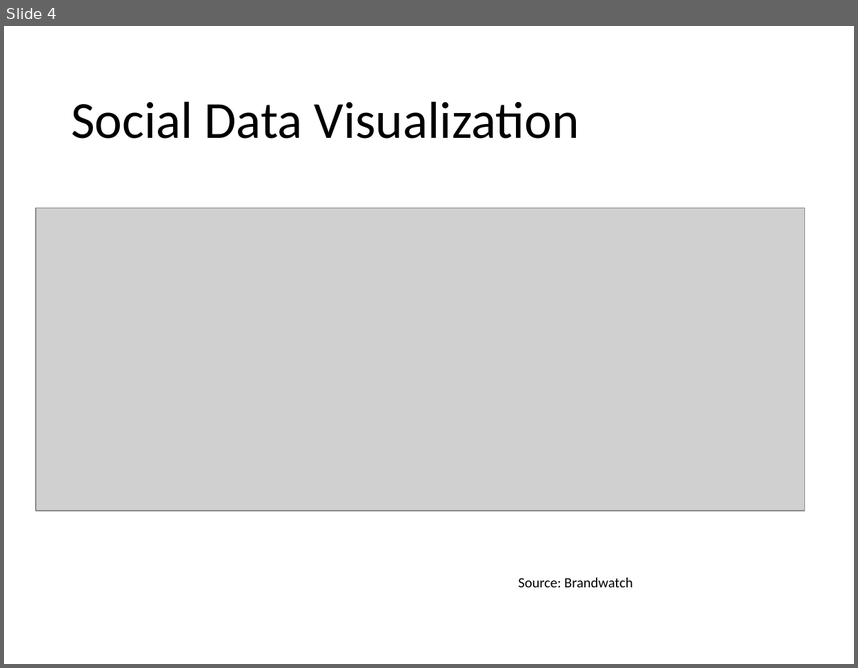
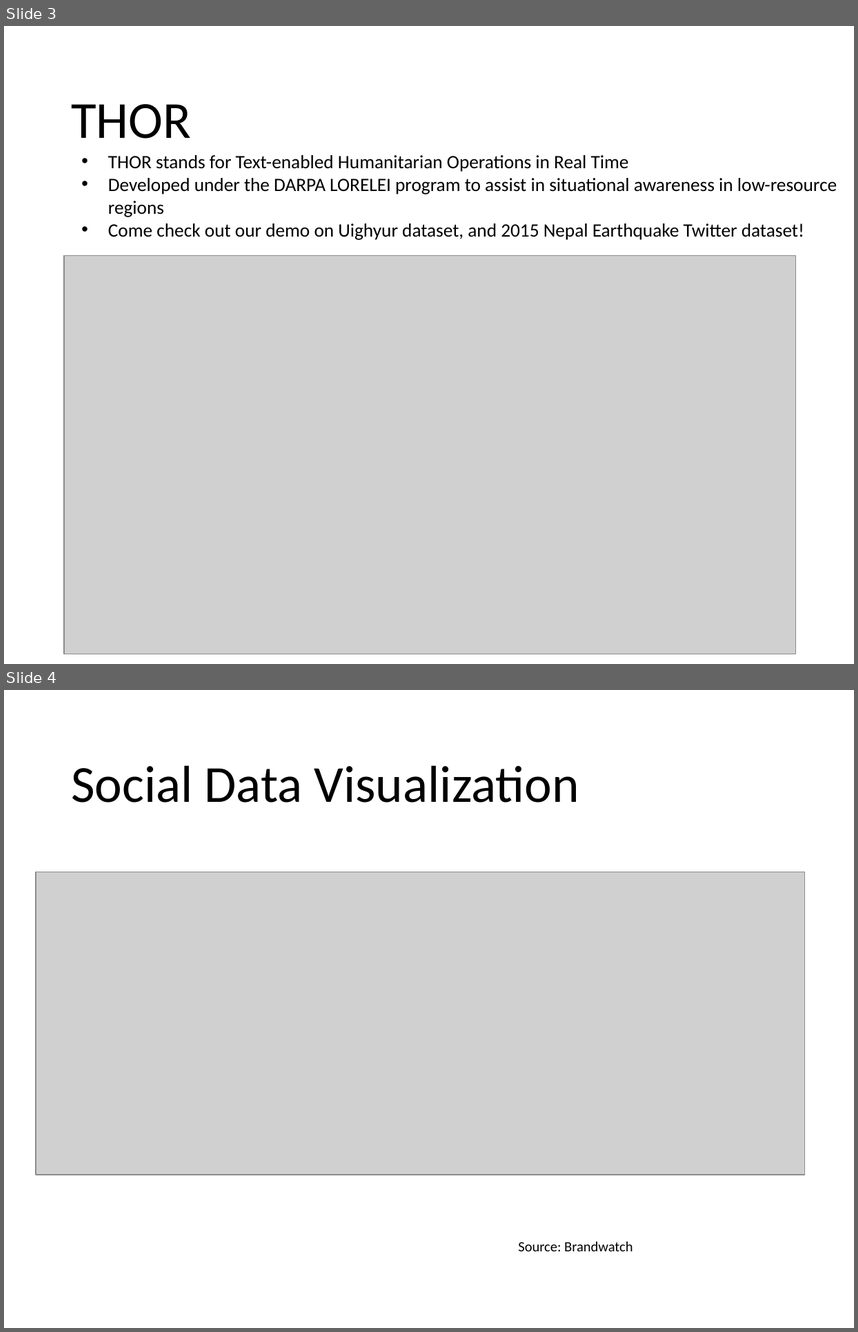
Before and after one commit to evhart/smasac-tutorial, a slide deck: slides/pptx/6-visualisation.pptx. Shown one above the other, each under a label of ours: slide 4 before the commit, slides 3 and 4 after it. The pictures are 858x668 and 858x1332 pixels, drawn with LibreOffice and Linux fonts; fonts in the diff are those of the drawing; grey boxes stand for pictures. Boxes give left, top, right and bottom in pixels: in the first picture for what was removed or moved away, otherwise in the second. Text is boxed around its words. In the diff, an @@ line names an element or a change of style, - is before the commit and + after.

Commit message:
visualization provide details on thor

```diff
--- a/slides/pptx/6-visualisation.pptx
+++ b/slides/pptx/6-visualisation.pptx
@@ slide 3 added at (4,26,854,664), background #FFFFFF @@
@@ title added at (71,104,191,138), 44 pt, text #000000 @@
+THOR
@@ text added at (108,155,837,240), 16 pt, text #000000 @@
+• THOR stands for Text-enabled Humanitarian Operations in Real Time
+• Developed under the DARPA LORELEI program to assist in situational awareness in low-resource regions
+• Come check out our demo on Uighyur dataset, and 2015 Nepal Earthquake Twitter dataset!
@@ picture added at (64,256,795,653) @@
```
Also in this commit, not shown: 1 slide removed.
